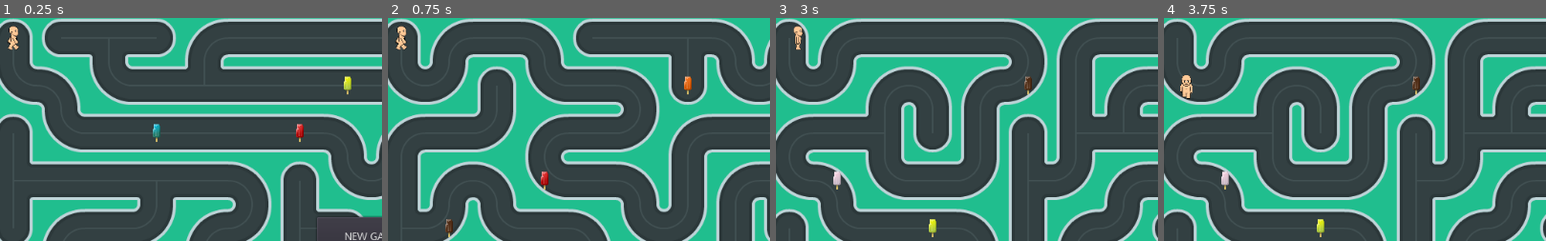
Above: before the commit, frames 1-4 (left to right).
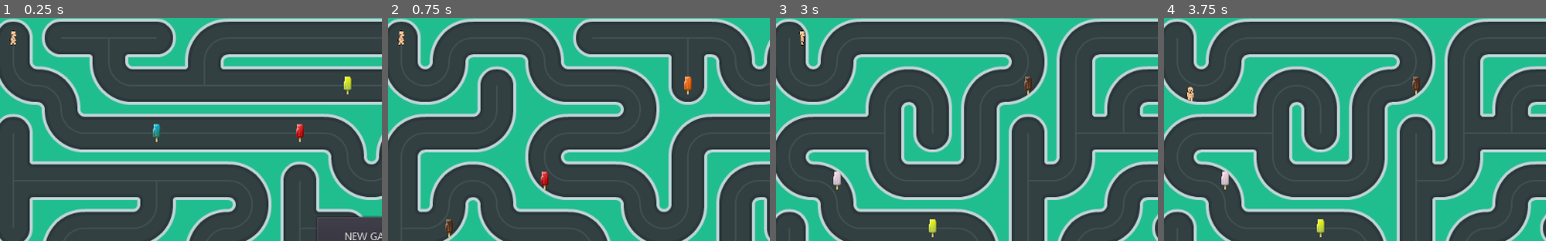
Above: after the commit, the same moments.

Repository: arsany007/BollyTheMalt
Game: Godot game, scene res://Maze.tscn
Same seed, same stepped clock (60 frames per second), same inputs: the game is played once before the commit and once after it.
Inputs (mouse positions are % of the whole screen's width and height, from its top left):
- Up to frame 1 (0.25 s): no input
- Up to frame 2 (0.75 s): click "NEW GAME" at 0.5 s
- Up to frame 3 (3 s): click "END" at 1.25 s; click "NEW GAME" at 2 s; tap Enter at 2.75 s; move the mouse to (72, 45) at 2.77 s; hold Right (ui_right) from 2.78 s (still down); click (72, 45) at 2.92 s
- Up to frame 4 (3.75 s): tap Space at 3.5 s; move the mouse to (30, 55) at 3.52 s; release Right (ui_right) at 3.53 s; hold Down (ui_down) from 3.53 s (still down)
The pictures show only the part of the screen within x 1-51%, y 1-51%; the shares and areas given below are measured in that part.

The runs differ from the first frame. In frame 1, 0.2% of the frame differs, in the area x 2-5%, y 3-15%; in frame 2, 0.2%; in frame 3, 0.2%; in frame 4, 0.3%, in the area x 4-8%, y 25-38%.

Commit message:
scaling up PlayerKini when hitting the right icepoop

Diff:
--- a/Globals.gd
+++ b/Globals.gd
@@ -24,3 +24,5 @@
 				"cola.png":ice_poop_state_E.NOT_DETECTED_E ,"creamsoda.png":ice_poop_state_E.NOT_DETECTED_E ,"lemon.png":ice_poop_state_E.NOT_DETECTED_E
 				,"lime.png":ice_poop_state_E.NOT_DETECTED_E ,"melon.png":ice_poop_state_E.NOT_DETECTED_E ,"mojito.png":ice_poop_state_E.NOT_DETECTED_E
 				,"orange.png":ice_poop_state_E.NOT_DETECTED_E ,"passionfruit.png":ice_poop_state_E.NOT_DETECTED_E ,"strawberry.png":ice_poop_state_E.NOT_DETECTED_E}
+
+var player1_Size = 0.3
--- a/Maze.tscn
+++ b/Maze.tscn
@@ -23,6 +23,7 @@
 script = ExtResource( 2 )
 
 [node name="PlayerKini" parent="." instance=ExtResource( 6 )]
+scale = Vector2( 0.3, 0.3 )
 
 [node name="IcePoop" parent="." instance=ExtResource( 7 )]
 
--- a/PlayerKini.gd
+++ b/PlayerKini.gd
@@ -1,4 +1,6 @@
 extends KinematicBody2D
+
+onready var globals = get_node("../Globals")
 
 signal ice_poop_hit(collided_ice_poop)
 
@@ -36,6 +38,9 @@
 	position.x = clamp(position.x, 0, screen_size.x)
 	position.y = clamp(position.y, 0, screen_size.y)
 
+	scale.x = globals.player1_Size
+	scale.y = globals.player1_Size
+
 
 func hit_ice_poop(collided_ice_poop):
 	#var collided_ice_poop_node2d = collided_ice_poop as Node2D
--- a/SelectIcePoop.gd
+++ b/SelectIcePoop.gd
@@ -18,6 +18,7 @@
 	var collided_ice_poop_name = collided_ice_poop_node2d.get_node("Sprite").texture.resource_path
 	if(collided_ice_poop_name == ("res://art/" + player1_ice_poop)):
 		player1_score += 1
+		globals.player1_Size += 0.02
 		globals.Icepoops[player1_ice_poop] = globals.ice_poop_state_E.DETECTED_E
 		collided_ice_poop.queue_free()
 		player1_ice_poop = choose_player_ice_poop()
@@ -43,6 +44,7 @@
 
 func new_game():
 	player1_score = 0
+	globals.player1_Size = 0.3
 	remaining_keys = globals.Icepoops.keys().size()
 	player1_ice_poop = choose_player_ice_poop()
 	HUD.update_score(player1_score)
